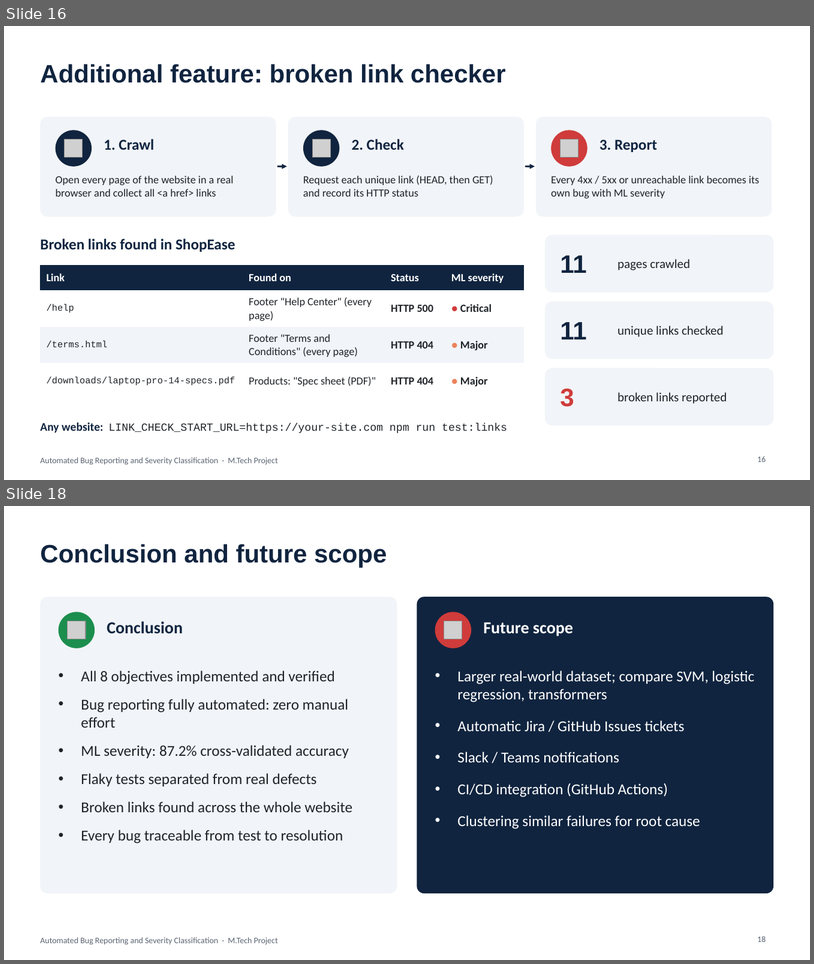
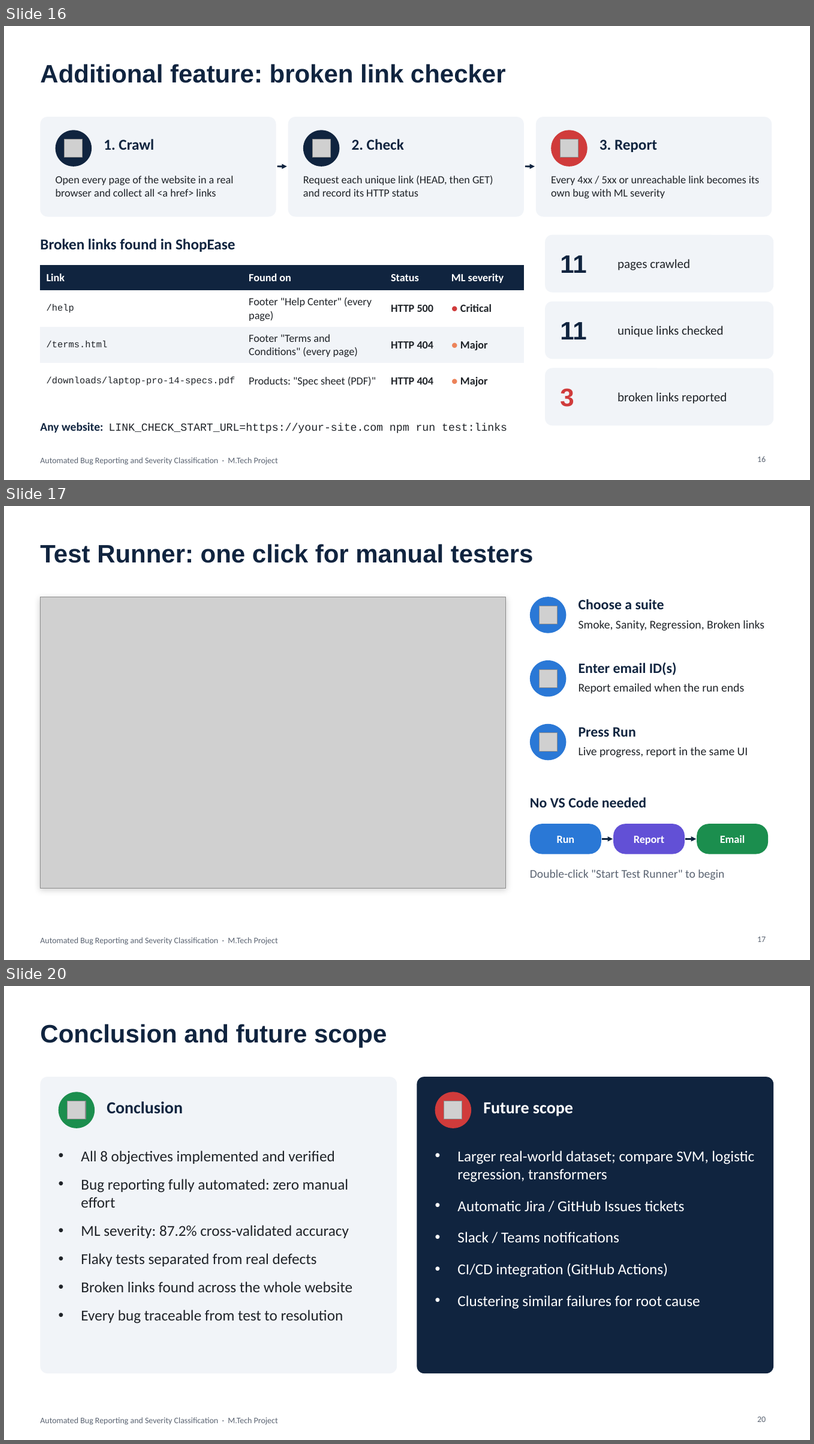
Before and after one commit to AngshumanRay/playwright-ml-bug-reporter, a slide deck: presentation/Automated_Bug_Reporting_Presentation.pptx. Shown one above the other, each under a label of ours: slides 16 and 18 before the commit, slides 16, 17 and 20 after it; the slides between them are not shown. The pictures are 814x964 and 814x1444 pixels, drawn with LibreOffice and Linux fonts; fonts in the diff are those of the drawing; grey boxes stand for pictures. Boxes give left, top, right and bottom in pixels: in the first picture for what was removed or moved away, otherwise in the second. Text is boxed around its words. In the diff, an @@ line names an element or a change of style, - is before the commit and + after.

```diff
--- a/presentation/Automated_Bug_Reporting_Presentation.pptx
+++ b/presentation/Automated_Bug_Reporting_Presentation.pptx
@@ slide 17 added at [4, 506, 810, 960], background #FFFFFF; not listed: 1 template element that a slide beside it also shows @@
@@ title added at [40, 544, 534, 563], 30 pt, text #10243F, bold @@
+Test Runner: one click for manual testers
@@ rectangle added at [40, 597, 506, 888], fill #FFFFFF, outline #D5DAE1 0.75 pt @@
@@ picture added at [40, 597, 506, 888] @@
@@ ellipse added at [530, 597, 567, 633], fill #2A78D6 @@
@@ picture added at [539, 606, 558, 624] @@
@@ text added at [579, 599, 665, 609], 17 pt, text #10243F, bold @@
+Choose a suite
@@ text added at [579, 620, 765, 631], 14 pt, text #1F2328 @@
+Smoke, Sanity, Regression, Broken links
@@ ellipse added at [530, 660, 567, 697], fill #2A78D6 @@
@@ text added at [579, 662, 677, 675], 17 pt, text #10243F, bold @@
+Enter email ID(s)
@@ picture added at [539, 669, 558, 687] @@
@@ text added at [579, 683, 744, 693], 14 pt, text #1F2328 @@
+Report emailed when the run ends
@@ ellipse added at [530, 724, 567, 760], fill #2A78D6 @@
@@ picture added at [539, 733, 558, 751] @@
@@ text added at [579, 727, 636, 736], 17 pt, text #10243F, bold @@
+Press Run
@@ text added at [579, 747, 748, 757], 14 pt, text #1F2328 @@
+Live progress, report in the same UI
@@ text added at [530, 797, 647, 807], 17 pt, text #10243F, bold @@
+No VS Code needed
@@ rounded rectangle added at [530, 823, 602, 854], fill #2A78D6, 13 pt, text #FFFFFF, bold @@
+Run
@@ rounded rectangle added at [614, 823, 685, 854], fill #6250D6, 13 pt, text #FFFFFF, bold @@
+Report
@@ rounded rectangle added at [697, 823, 768, 854], fill #1B8E4E, 13 pt, text #FFFFFF, bold @@
+Email
@@ arrow added from (602, 839) to (613, 839), #10243F 2 pt @@
@@ arrow added from (686, 839) to (696, 839), #10243F 2 pt @@
@@ text added at [530, 869, 725, 880], 14 pt, text #5B6472 @@
+Double-click "Start Test Runner" to begin
@@ page number added at [758, 936, 766, 942], 10 pt, text #5B6472 @@
+17
@@ what was slide 18 is now slide 20 @@
@@ page number at [758, 1416, 766, 1422]: text changed @@
-18
+20
```
Also in this commit, not shown: 1 slide changed, 1 other slide added, 36 other files.
